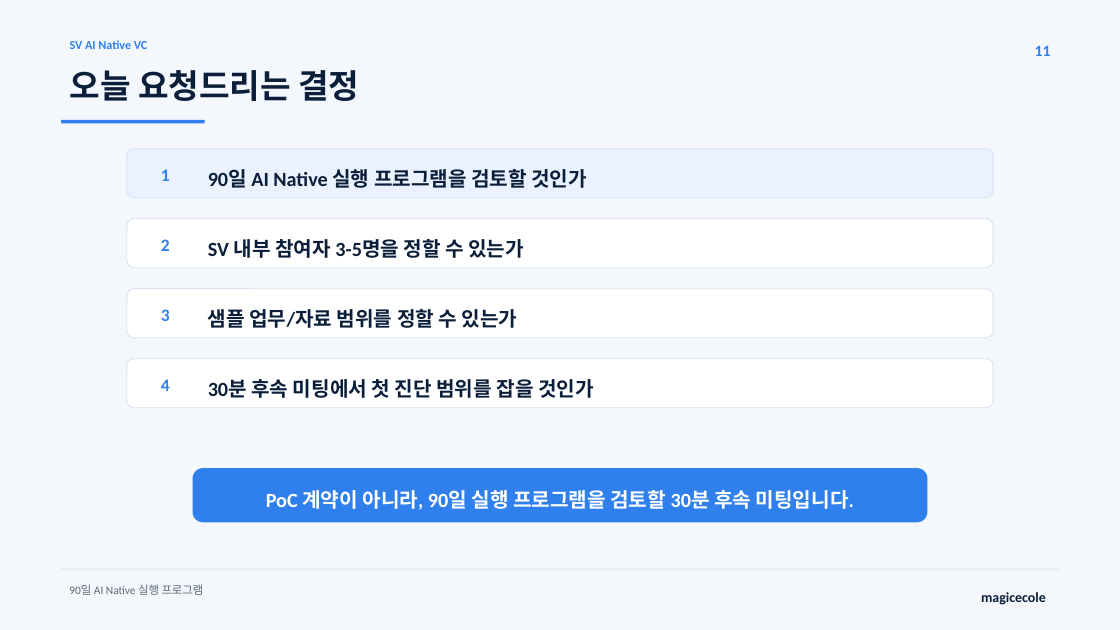
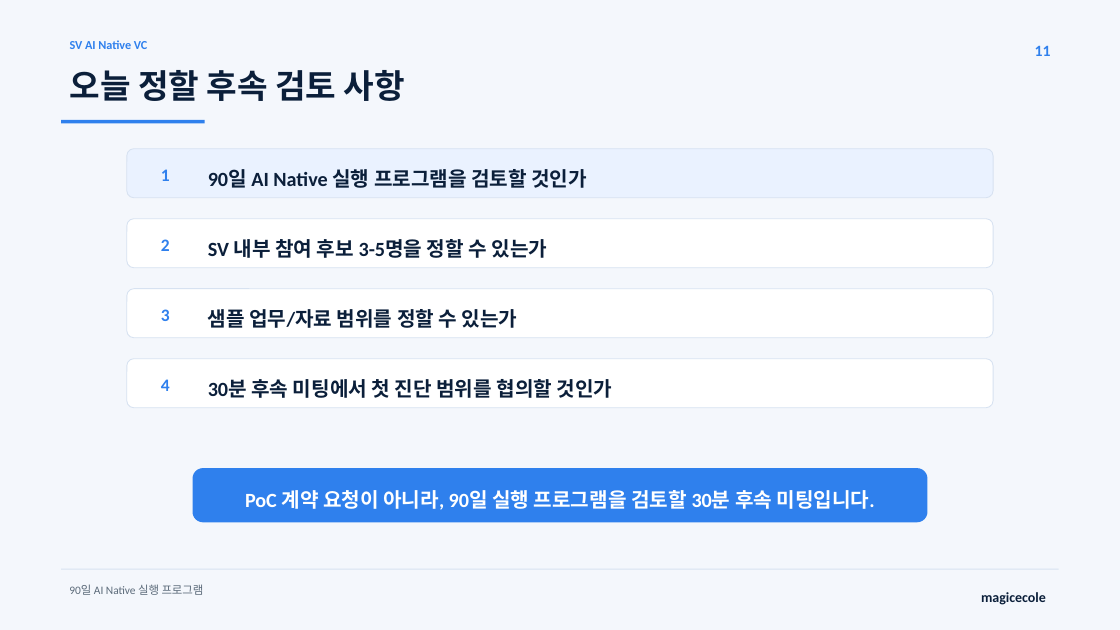
Before and after one commit to MagicecoleAI/svinvest-ai-native-vc-workshop, a slide deck: slide 11 of outputs/SV_AI_Native_90일_실행프로그램.pptx. Drawn at 1120x630 pixels with LibreOffice and Linux fonts; fonts in the diff are those of the drawing. Boxes give left, top, right and bottom in pixels: in the first picture for what was removed or moved away, otherwise in the second. Text is boxed around its words. In the diff, an @@ line names an element or a change of style, - is before the commit and + after.

```diff
--- a/outputs/SV_AI_Native_90일_실행프로그램.pptx
+++ b/outputs/SV_AI_Native_90일_실행프로그램.pptx
@@ text at (70, 70, 405, 101): text changed @@
-오늘 요청드리는 결정
+오늘 정할 후속 검토 사항
@@ text at (208, 239, 548, 258): text changed @@
-SV 내부 참여자 3-5명을 정할 수 있는가
+SV 내부 참여 후보 3-5명을 정할 수 있는가
@@ text at (208, 379, 613, 398): text changed @@
-30분 후속 미팅에서 첫 진단 범위를 잡을 것인가
+30분 후속 미팅에서 첫 진단 범위를 협의할 것인가
@@ text at (245, 490, 875, 510): text changed @@
-PoC 계약이 아니라, 90일 실행 프로그램을 검토할 30분 후속 미팅입니다.
+PoC 계약 요청이 아니라, 90일 실행 프로그램을 검토할 30분 후속 미팅입니다.
```
Also in this commit, not shown: 9 other slides changed, 1 other file.
